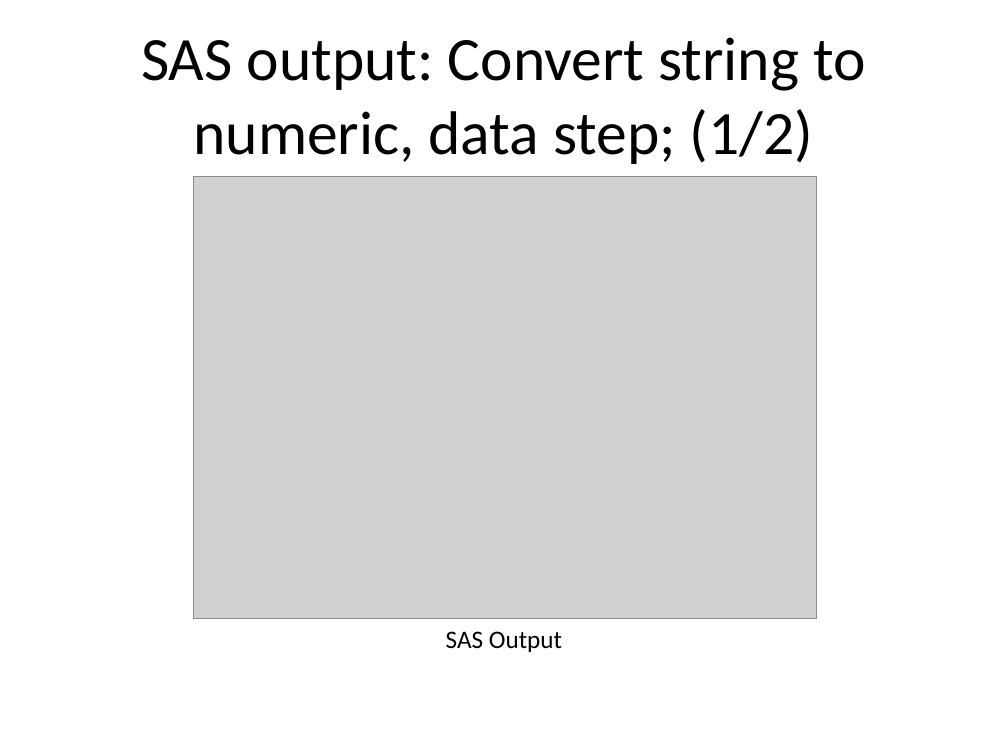
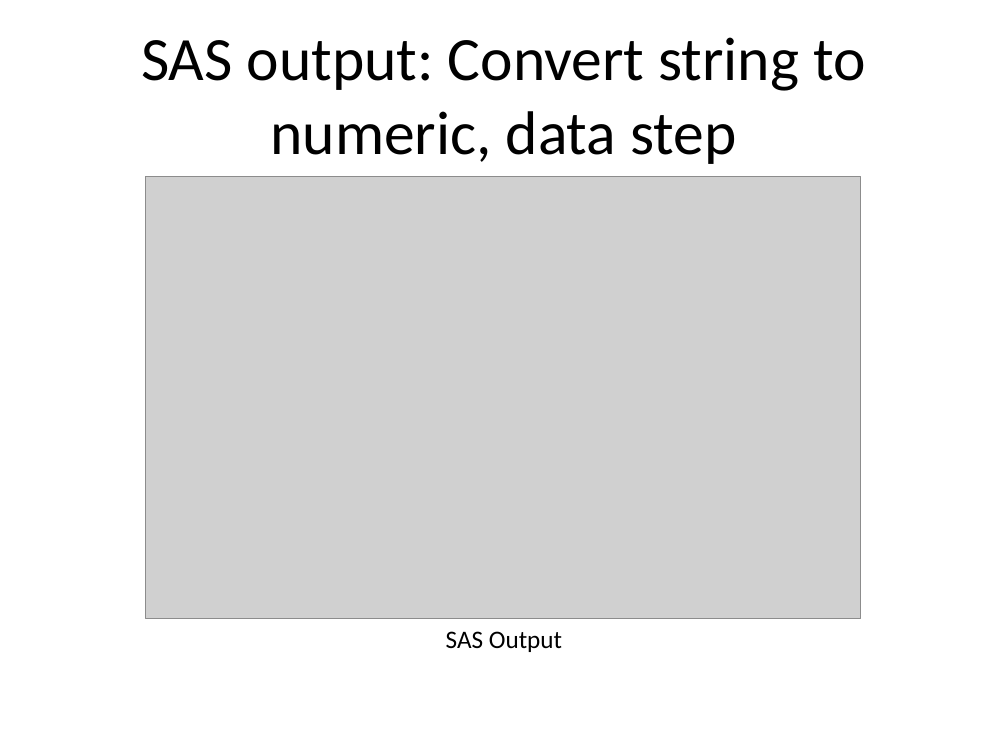
Before and after one commit to pmean/introduction-to-SAS, a slide deck: slide 13 of results/m04-slides-and-speaker-notes.pptx (slide 12 before the commit). Drawn at 1008x756 pixels with LibreOffice and Linux fonts; fonts in the diff are those of the drawing; grey boxes stand for pictures. Boxes give left, top, right and bottom in pixels: in the first picture for what was removed or moved away, otherwise in the second. Text is boxed around its words. In the diff, an @@ line names an element or a change of style, - is before the commit and + after.

```diff
--- a/results/m04-slides-and-speaker-notes.pptx
+++ b/results/m04-slides-and-speaker-notes.pptx
@@ title at [141, 37, 865, 164]: text changed @@
-SAS output: Convert string to numeric, data step; (1/2)
+SAS output: Convert string to numeric, data step
@@ picture: place and size @@
-picture at [194, 176, 816, 619]
+picture at [145, 176, 861, 619]
```
Also in this commit, not shown: 32 other slides changed, 14 slides added, 2 slides removed, 27 other files.
